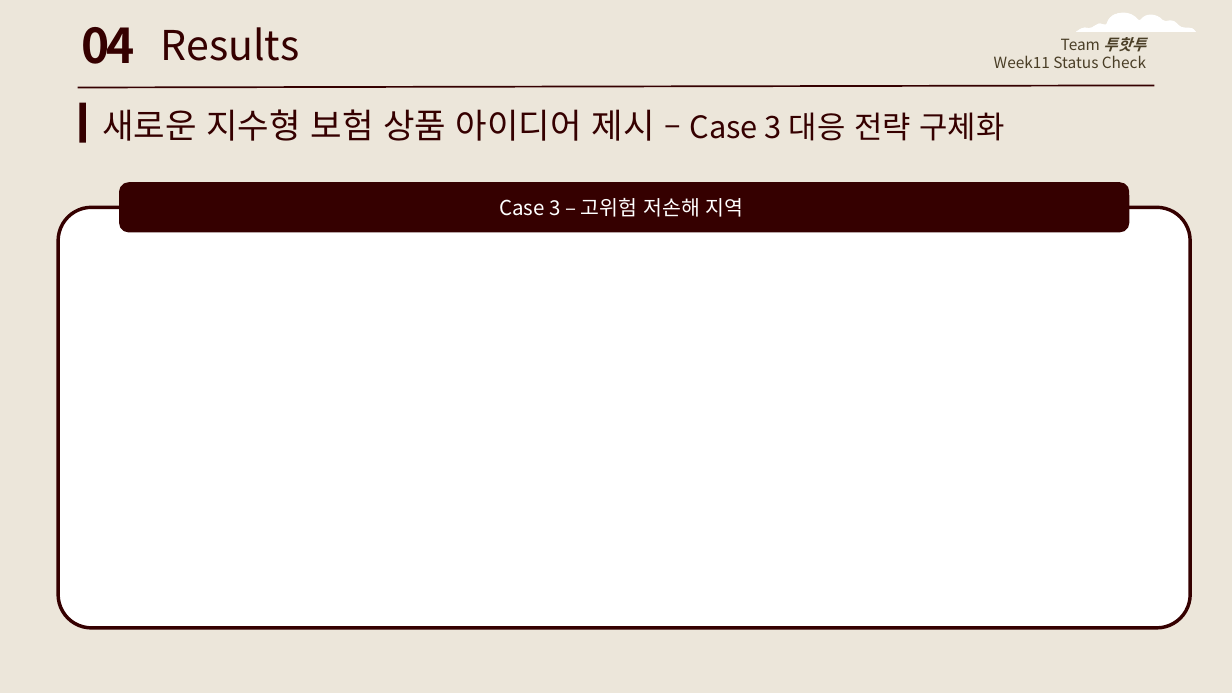
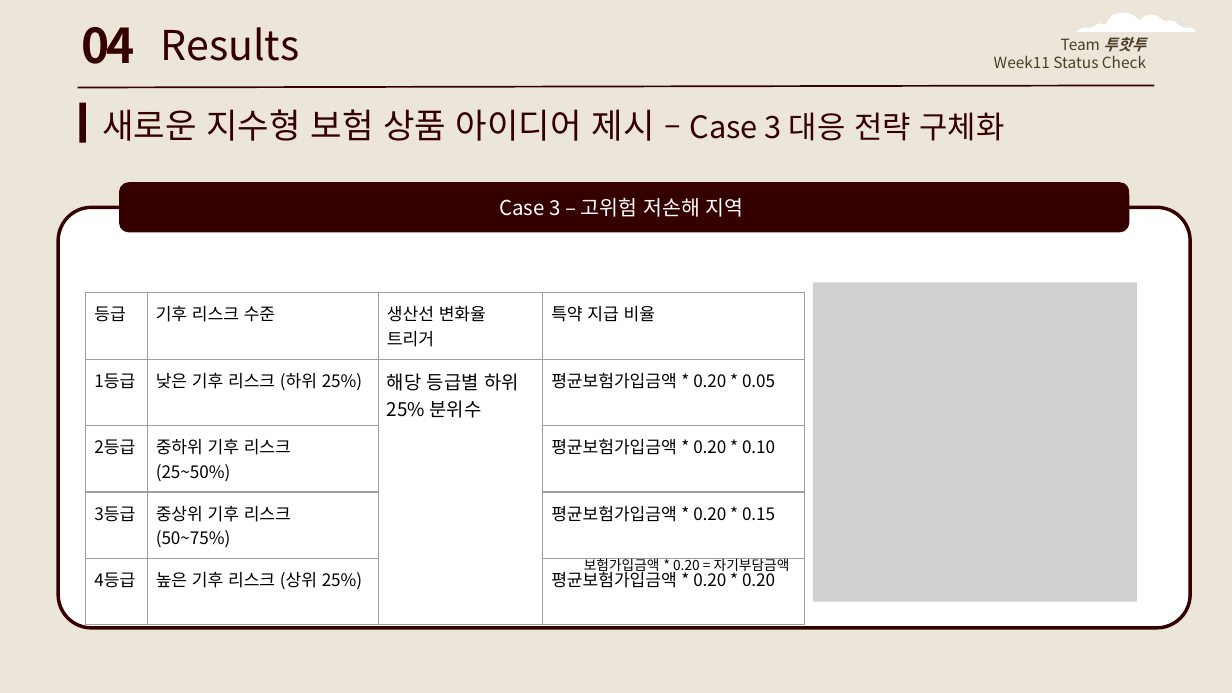
Before and after one commit to NamYoonJi/capstone-project-slides, a slide deck: slide 29 of week 12 mid progress report.pptx (slide 30 before the commit). Drawn at 1232x693 pixels with LibreOffice and Linux fonts; fonts in the diff are those of the drawing; grey boxes stand for pictures. Boxes give left, top, right and bottom in pixels: in the first picture for what was removed or moved away, otherwise in the second. Text is boxed around its words. In the diff, an @@ line names an element or a change of style, - is before the commit and + after.

```diff
--- a/week 12 mid progress report.pptx
+++ b/week 12 mid progress report.pptx
@@ table added at (x1=86, y1=293, x2=804, y2=594), 5 rows, 4 columns @@
+등급 | 기후 리스크 수준 | 생산선 변화율 트리거 | 특약 지급 비율
+1등급 | 낮은 기후 리스크 (하위 25%) | 해당 등급별 하위 25% 분위수 | 평균보험가입금액 * 0.20 * 0.05
+2등급 | 중하위 기후 리스크 (25~50%) |  | 평균보험가입금액 * 0.20 * 0.10
+3등급 | 중상위 기후 리스크 (50~75%) |  | 평균보험가입금액 * 0.20 * 0.15
+4등급 | 높은 기후 리스크 (상위 25%) |  | 평균보험가입금액 * 0.20 * 0.20
@@ picture added at (x1=813, y1=282, x2=1137, y2=601) @@
@@ text added at (x1=584, y1=558, x2=790, y2=574), 8 pt, text #000000 @@
+보험가입금액 * 0.20 = 자기부담금액
```
Also in this commit, not shown: 9 other slides changed, 2 slides added, 1 slide removed.
